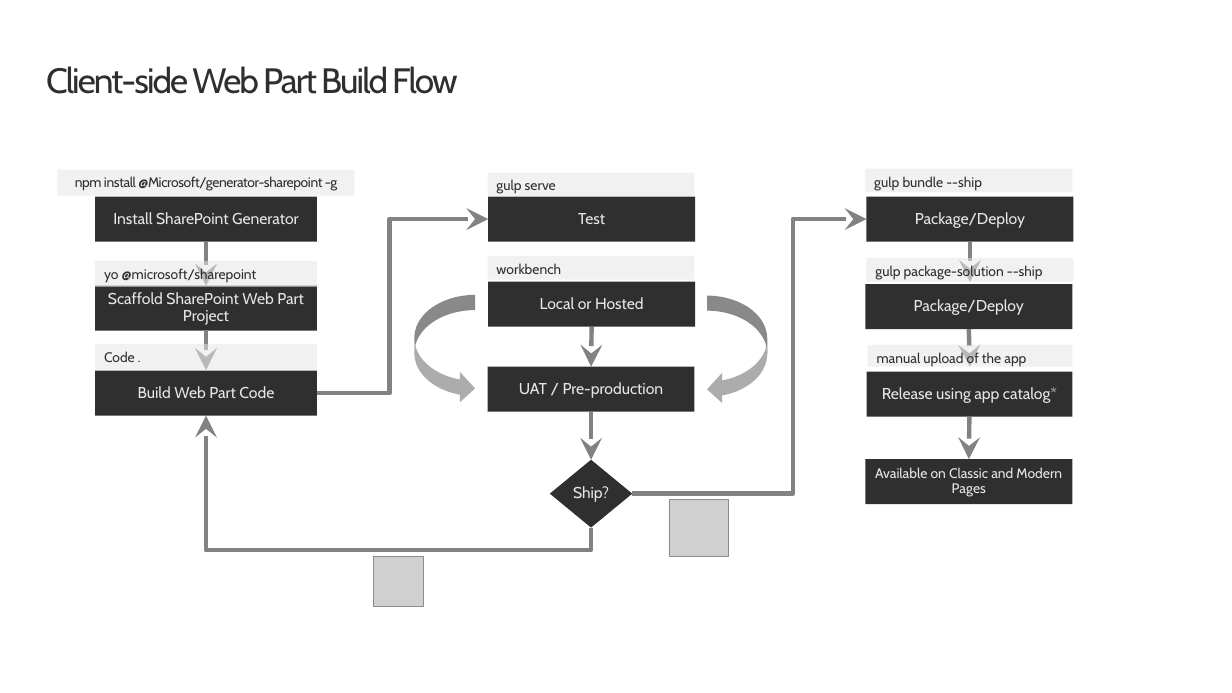
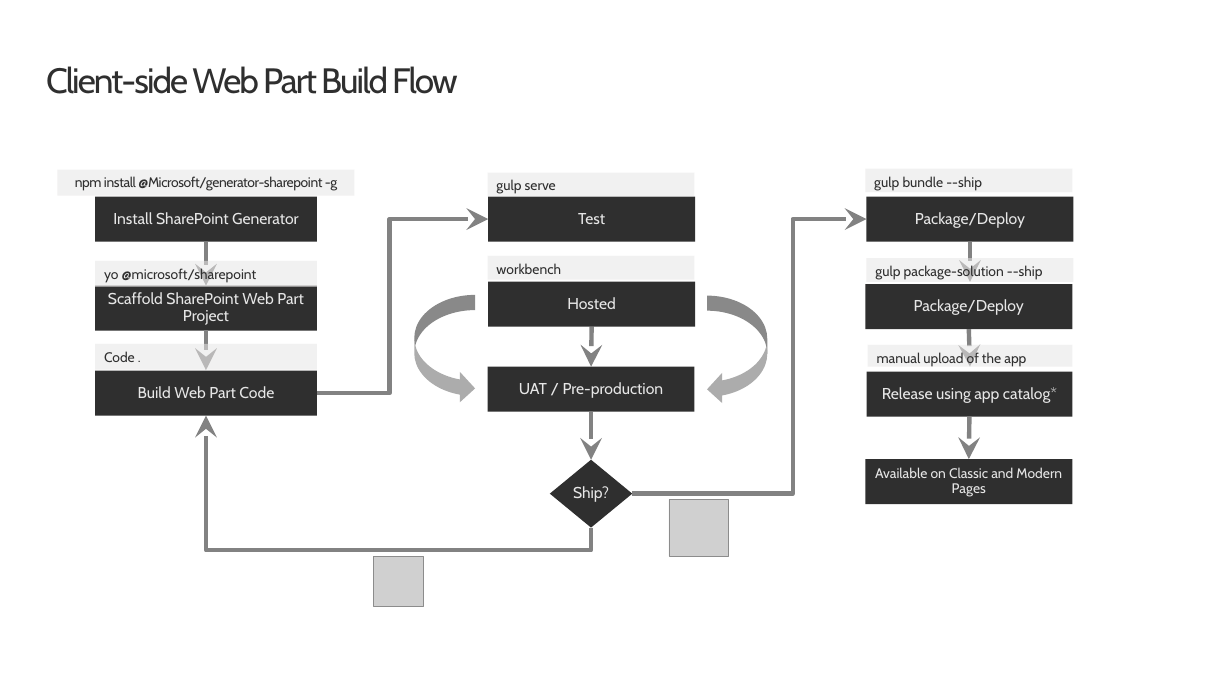
Before and after one commit to SharePoint/sp-dev-training-spfx-web-parts, a slide deck: slide 9 of 01-intro.pptx. Drawn at 1232x693 pixels with LibreOffice and Linux fonts; fonts in the diff are those of the drawing; grey boxes stand for pictures; background and template pictures are left out. Boxes give left, top, right and bottom in pixels: in the first picture for what was removed or moved away, otherwise in the second. Text is boxed around its words. In the diff, an @@ line names an element or a change of style, - is before the commit and + after.

Commit message:
Update slide deck 1

```diff
--- a/01-intro.pptx
+++ b/01-intro.pptx
@@ text in rectangle at [567,297,616,309]: text changed @@
-Local or Hosted
+Hosted
```
